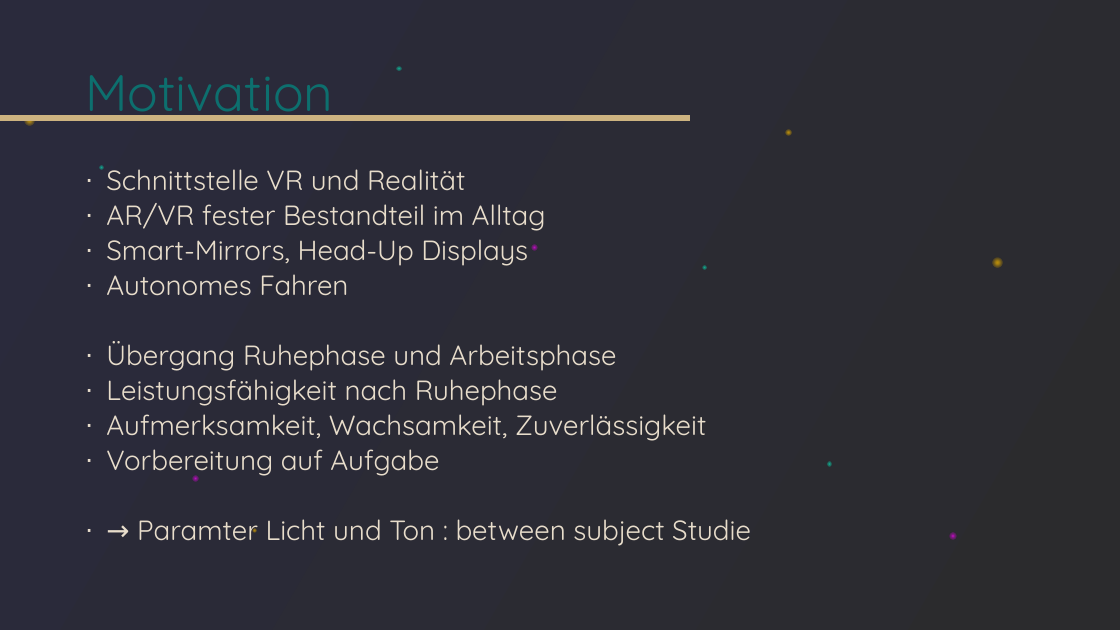
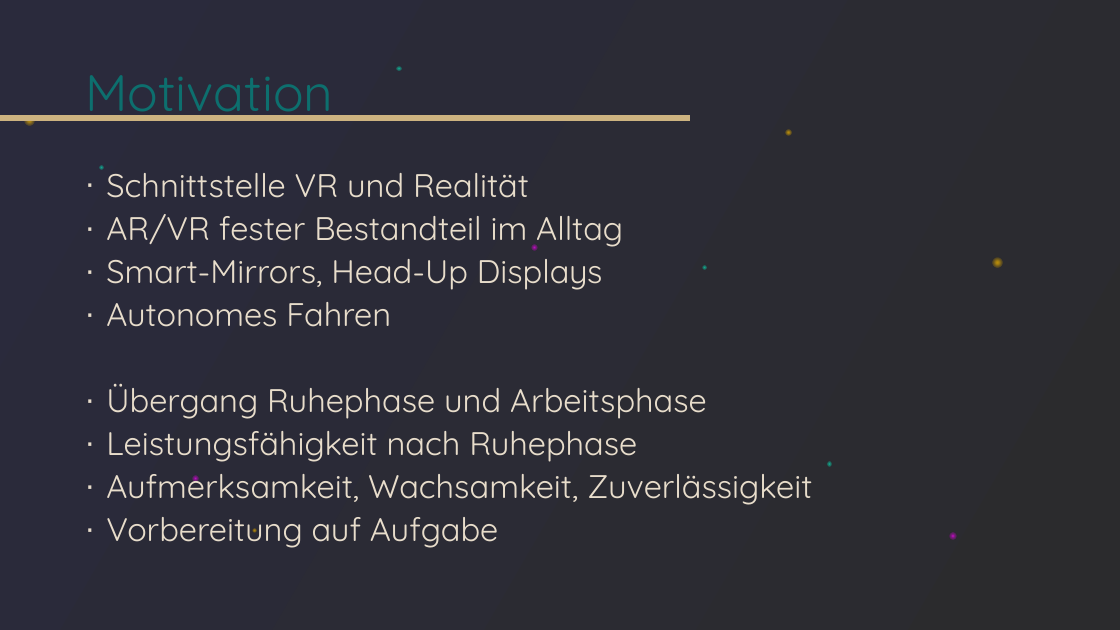
Before and after one commit to tlahmann/mci-af, a slide deck: slide 3 of presentation/Resync Studie.pptx (slide 4 before the commit). Drawn at 1120x630 pixels with LibreOffice and Linux fonts; fonts in the diff are those of the drawing. Boxes give left, top, right and bottom in pixels: in the first picture for what was removed or moved away, otherwise in the second. Text is boxed around its words. In the diff, an @@ line names an element or a change of style, - is before the commit and + after.

```diff
--- a/presentation/Resync Studie.pptx
+++ b/presentation/Resync Studie.pptx
@@ text "Schnittstelle VR und Realität" at [106,173,812,548]: size 23.8 to 28 pt; line spacing 0.7 to 0.8 @@
@@ text at [137,519,751,546]: paragraph removed @@
-∙ → Paramter Licht und Ton : between subject Studie
```
Also in this commit, not shown: 10 other slides changed, 17 slides added, 2 slides removed.
